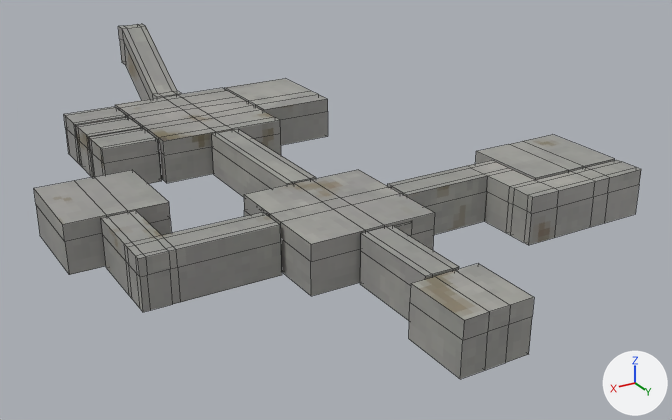
The Blender file Assets/Models/Cellar/Cellar.blend as it was, and as the next commit left it.
Before and after are seen from a 50 mm lens placed at (24.9, 41.3, 23.3), pointed at (-3.6, -6.0, -0.4). The lights are fixed; the arrows at lower right show +X, +Y and +Z. Mesh edges are drawn as thin lines.

Script lines for the objects in view, before the commit:
```python
me_cube_001 = bpy.data.meshes.new('Cube.001')
me_cube_001.from_pydata(...)  # 744 vertices, 717 faces; spans x -19.0..14.0, y -33.2..14.0, z 0.0..7.0
# faces by material slot: [287, 430]
me_cube_001.materials.append(mat_planks)  # picture img_planks_png
me_cube_001.materials.append(mat_wall)  # picture img_wall_png
ob_cellar = bpy.data.objects.new('Cellar', me_cube_001)
ob_cellar.location = (0.0, 0.0, 0.0)
```
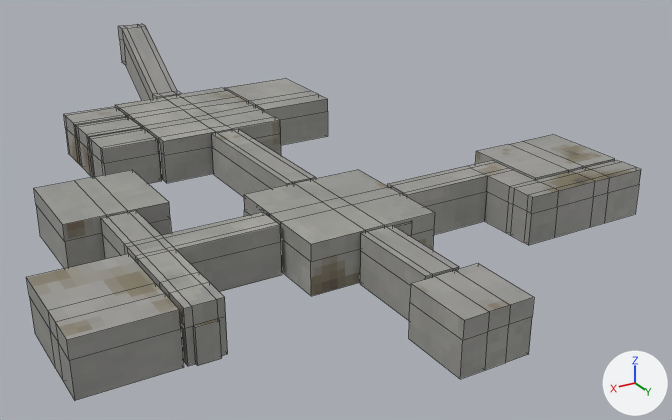
Commit message: made cellar better

Location of each change, (x1, y1, x2, y2) in pixels of the pictures (672 x 420 px):
```json
{"object": "Cellar", "change": "reshaped", "before": [34, 24, 641, 379], "after": [26, 24, 641, 400]}
{"part": 1, "of": "me_cube_001", "change": "built on", "before": [138, 250, 180, 312], "after": [26, 250, 228, 400]}
{"part": 2, "of": "me_cube_001", "change": "surface changed", "before": [53, 52, 633, 320], "after": [53, 52, 633, 320]}
```

The change, as JSON lines over the scene's bpy script:
```json
{"block": "me_cube_001", "where": "# used by ob_cellar; location = (0.0, 0.0, 0.0)"}
{"op": "remove", "block": "me_cube_001", "code": "me_cube_001.from_pydata(...)  # 744 vertices, 717 faces; spans x -19.0..14.0, y -33.2..14.0, z 0.0..7.0"}
{"op": "add", "block": "me_cube_001", "code": "me_cube_001.from_pydata(...)  # 802 vertices, 775 faces; spans x -19.0..17.2, y -33.2..14.0, z 0.0..7.0"}
{"block": "me_cube_001", "change": "me_cube_001 part 1"}
{"block": "me_cube_001", "change": "2 vertices are removed from x 10.4..11.6, y 1.0, z 2.0"}
{"block": "me_cube_001", "change": "6 faces are deleted"}
{"block": "me_cube_001", "change": "20 vertices are added at x 10.4..17.2, y 0.2..7.0, z 0.0..3.0"}
{"block": "me_cube_001", "change": "10 new vertices lie (0.0, 2.9, 0.0) away from vertices in x 10.0..12.0, y 1.0, z 0.0..3.0"}
{"block": "me_cube_001", "change": "10 new vertices lie (0.0, 1.2, 0.0) away from vertices in x 10.0..12.0, y 3.9, z 0.0..3.0"}
{"block": "me_cube_001", "change": "10 new vertices lie (0.0, 1.7, 0.0) away from vertices in x 10.0..12.0, y 5.1, z 0.0..3.0"}
{"block": "me_cube_001", "change": "10 new vertices lie (5.0, 0.0, 0.0) away from vertices in x 12.2, y 0.2..6.8, z 0.0..3.0"}
{"block": "me_cube_001", "change": "50 new faces join them, mat_wall (picture img_wall_png)"}
{"block": "me_cube_001", "change": "14 new faces join them, mat_planks (picture img_planks_png)"}
{"block": "me_cube_001", "change": "me_cube_001 part 2: 702 kept faces spanning x -19.0..14.0, y -33.2..14.0, z 0.0..7.0 get new texture (UV) coordinates"}
```
